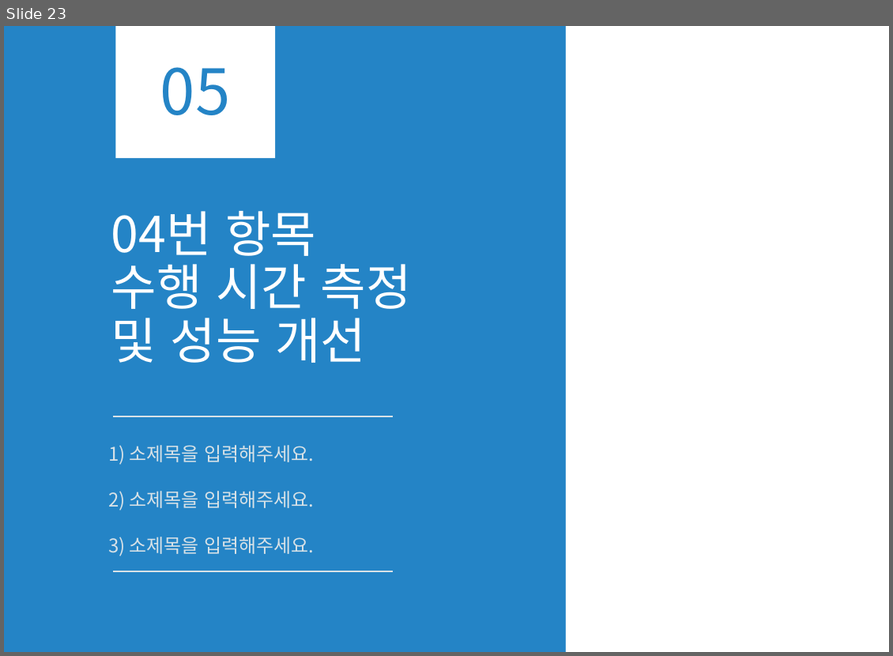
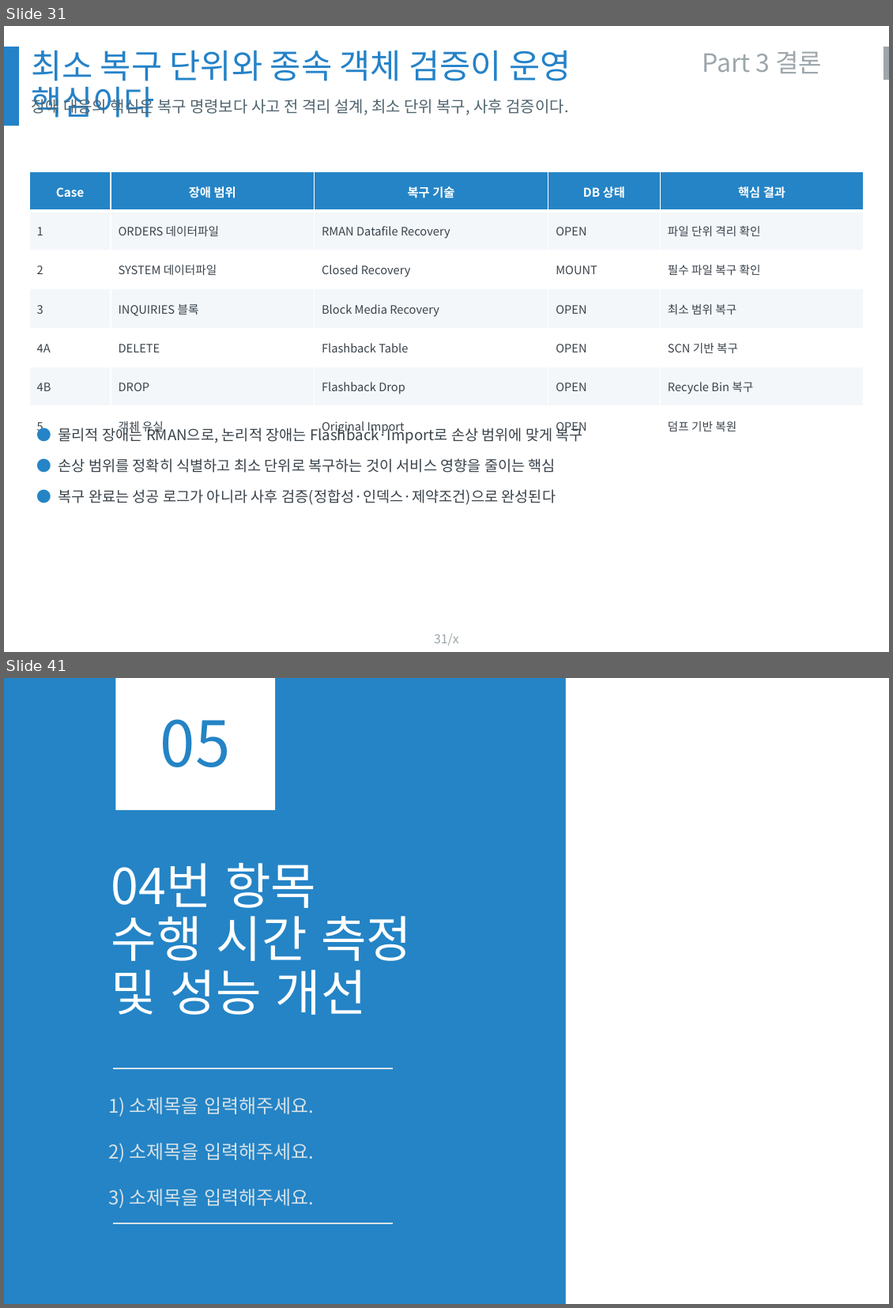
Before and after one commit to olmas70/slides, a slide deck: BO_스키마_트랜잭션_실증_보고서.pptx. Shown one above the other, each under a label of ours: slide 23 before the commit, slides 31 and 41 after it; the slides between them are not shown. The pictures are 893x656 and 893x1308 pixels, drawn with LibreOffice and Linux fonts; fonts in the diff are those of the drawing; background and template pictures are left out. Boxes give left, top, right and bottom in pixels: in the first picture for what was removed or moved away, otherwise in the second. Text is boxed around its words. In the diff, an @@ line names an element or a change of style, - is before the commit and + after.

```diff
--- a/BO_스키마_트랜잭션_실증_보고서.pptx
+++ b/BO_스키마_트랜잭션_실증_보고서.pptx
@@ slide 31 added at bbox=[4, 26, 889, 652], background #FFFFFF @@
@@ rectangle added at bbox=[4, 47, 19, 126], fill #2482C8 @@
@@ rectangle added at bbox=[883, 47, 889, 80], fill #9DA6AB @@
@@ text added at bbox=[31, 50, 571, 118], 32 pt, text #2482C8 @@
+최소 복구 단위와 종속 객체 검증이 운영 핵심이다
@@ text added at bbox=[702, 50, 822, 73], 24 pt, text #9DA6AB @@
+Part 3 결론
@@ text added at bbox=[31, 96, 569, 117], 15 pt, text #50646E @@
+장애 대응의 핵심은 복구 명령보다 사고 전 격리 설계, 최소 단위 복구, 사후 검증이다.
@@ table added at bbox=[30, 172, 864, 445], 7 rows, 5 columns @@
+Case | 장애 범위 | 복구 기술 | DB 상태 | 핵심 결과
+1 | ORDERS 데이터파일 | RMAN Datafile Recovery | OPEN | 파일 단위 격리 확인
+2 | SYSTEM 데이터파일 | Closed Recovery | MOUNT | 필수 파일 복구 확인
+3 | INQUIRIES 블록 | Block Media Recovery | OPEN | 최소 범위 복구
+4A | DELETE | Flashback Table | OPEN | SCN 기반 복구
+4B | DROP | Flashback Drop | OPEN | Recycle Bin 복구
+5 | 객체 유실 | Original Import | OPEN | 덤프 기반 복원
@@ text added at bbox=[59, 425, 583, 505], 14 pt, text #39424A @@
+● 물리적 장애는 RMAN으로, 논리적 장애는 Flashback·Import로 손상 범위에 맞게 복구
+● 손상 범위를 정확히 식별하고 최소 단위로 복구하는 것이 서비스 영향을 줄이는 핵심
+● 복구 완료는 성공 로그가 아니라 사후 검증(정합성·인덱스·제약조건)으로 완성된다
@@ page number added at bbox=[434, 633, 459, 645], 12 pt, text #9DA6AB @@
+31/x
@@ what was slide 23 is now slide 41 @@
```
Also in this commit, not shown: 2 slides changed, 19 other slides added, 2 slides removed.
